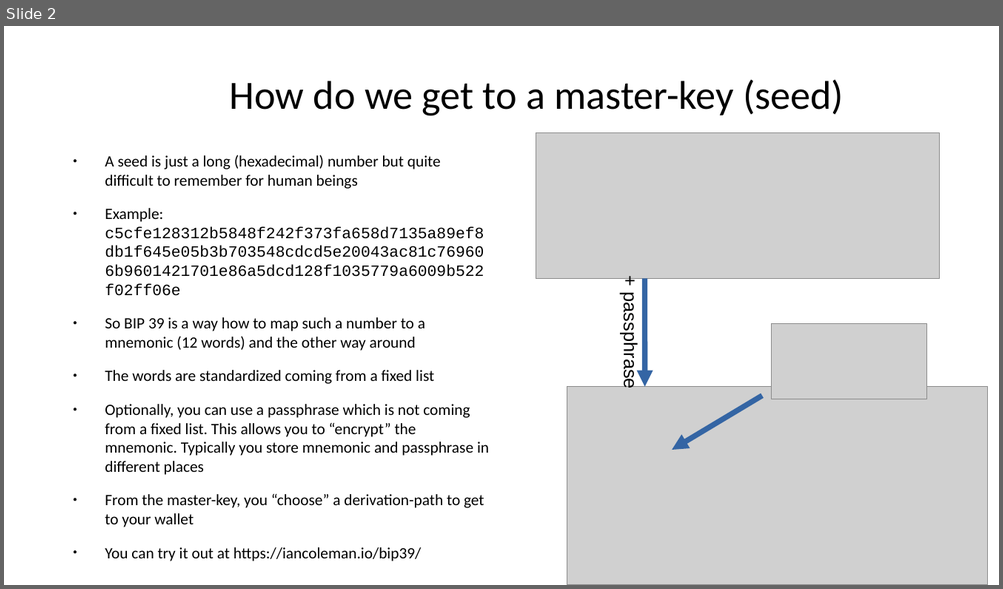
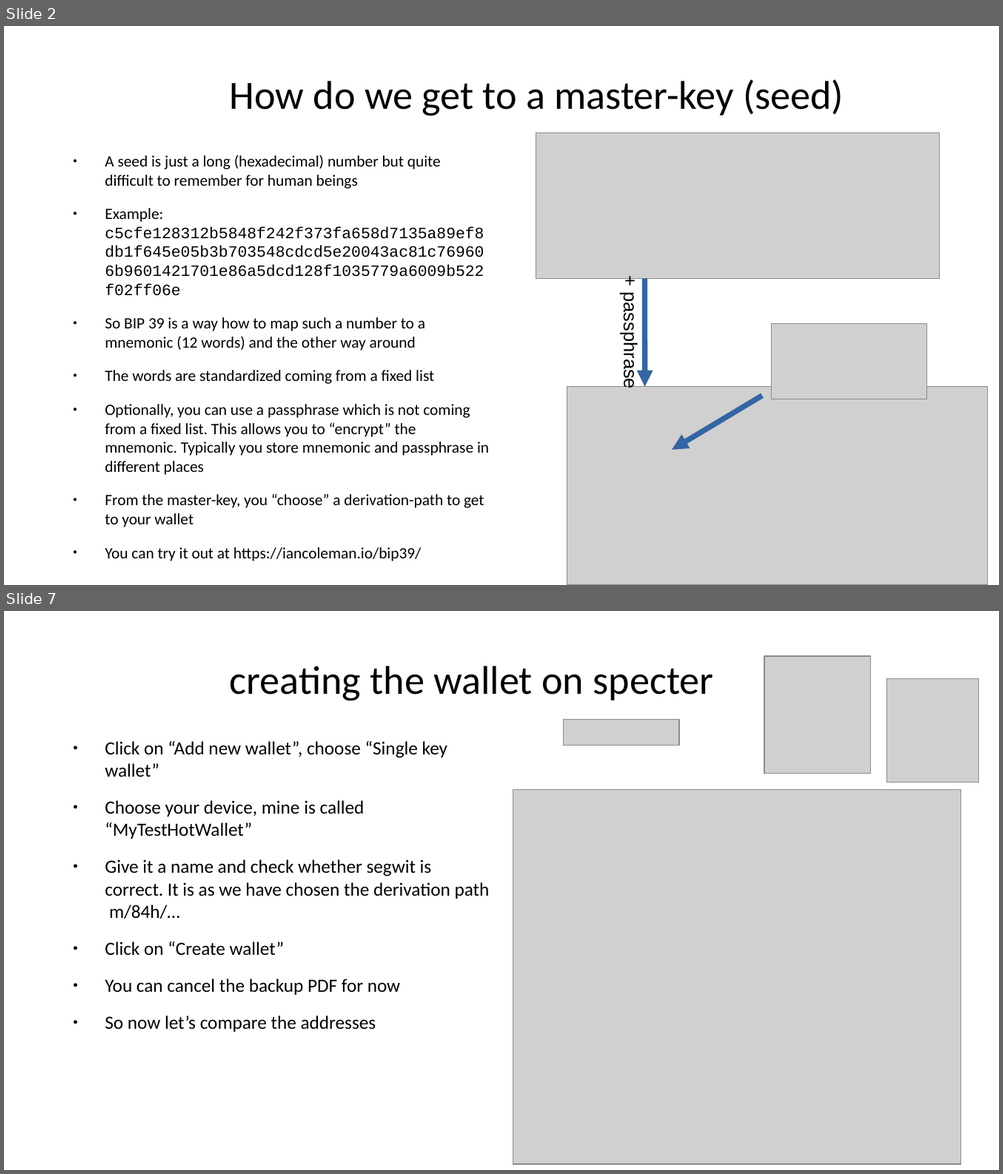
Before and after one commit to cryptoadvance/specter-education, a slide deck: content/bitcoin201/02_Seeds-and-HD-wallets.odp. Shown one above the other, each under a label of ours: slide 2 before the commit, slides 2 and 7 after it; the slides between them are not shown. The pictures are 1003x589 and 1003x1174 pixels, drawn with LibreOffice and Linux fonts; fonts in the diff are those of the drawing; grey boxes stand for pictures. Boxes give left, top, right and bottom in pixels: in the first picture for what was removed or moved away, otherwise in the second. Text is boxed around its words. In the diff, an @@ line names an element or a change of style, - is before the commit and + after.

```diff
--- a/content/bitcoin201/02_Seeds-and-HD-wallets.odp
+++ b/content/bitcoin201/02_Seeds-and-HD-wallets.odp
@@ slide 7 added at (4, 611, 999, 1170), background #FFFFFF @@
@@ title added at (230, 666, 714, 701), 32 pt, text #000000 @@
+creating the wallet on specter
@@ picture added at (764, 656, 871, 774) @@
@@ picture added at (887, 678, 979, 783) @@
@@ picture added at (563, 719, 679, 746) @@
@@ text added at (105, 741, 489, 1032), 14.9 pt, text #000000 @@
+● Click on “Add new wallet”, choose “Single key wallet”
+● Choose your device, mine is called “MyTestHotWallet”
+● Give it a name and check whether segwit is correct. It is as we have chosen the derivation path m/84h/…
+● Click on “Create wallet”
+● You can cancel the backup PDF for now
+● So now let’s compare the addresses
@@ picture added at (513, 789, 961, 1165) @@
```
Also in this commit, not shown: 3 slides changed, 8 other slides added, 2 other files.
